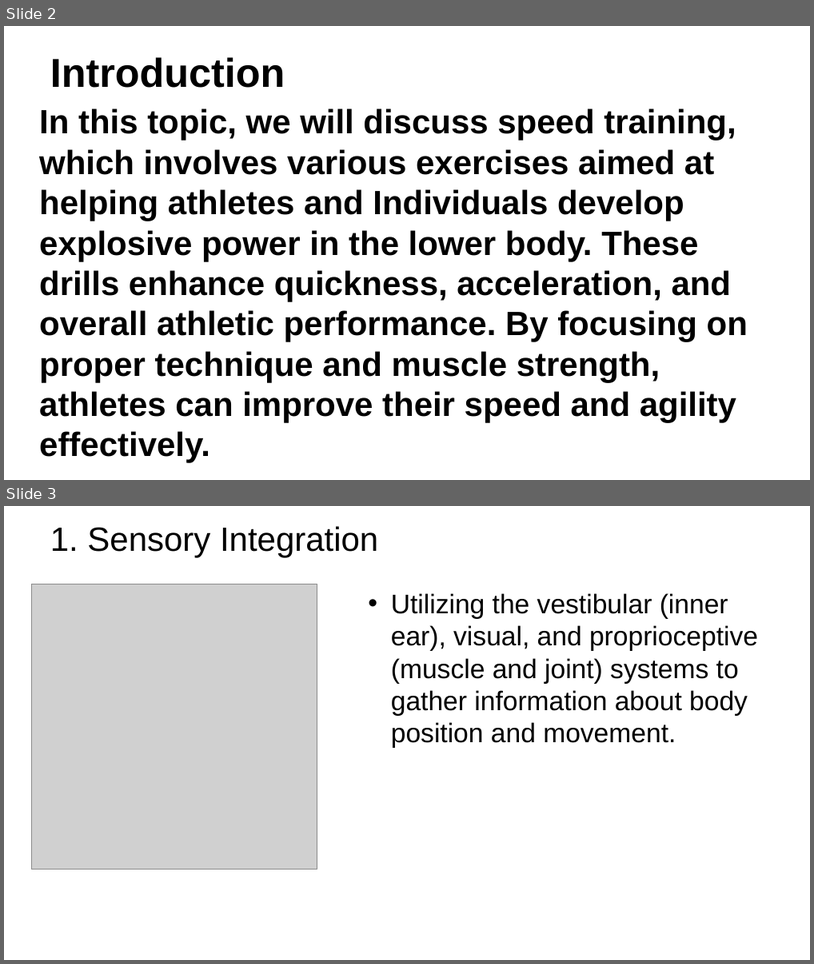
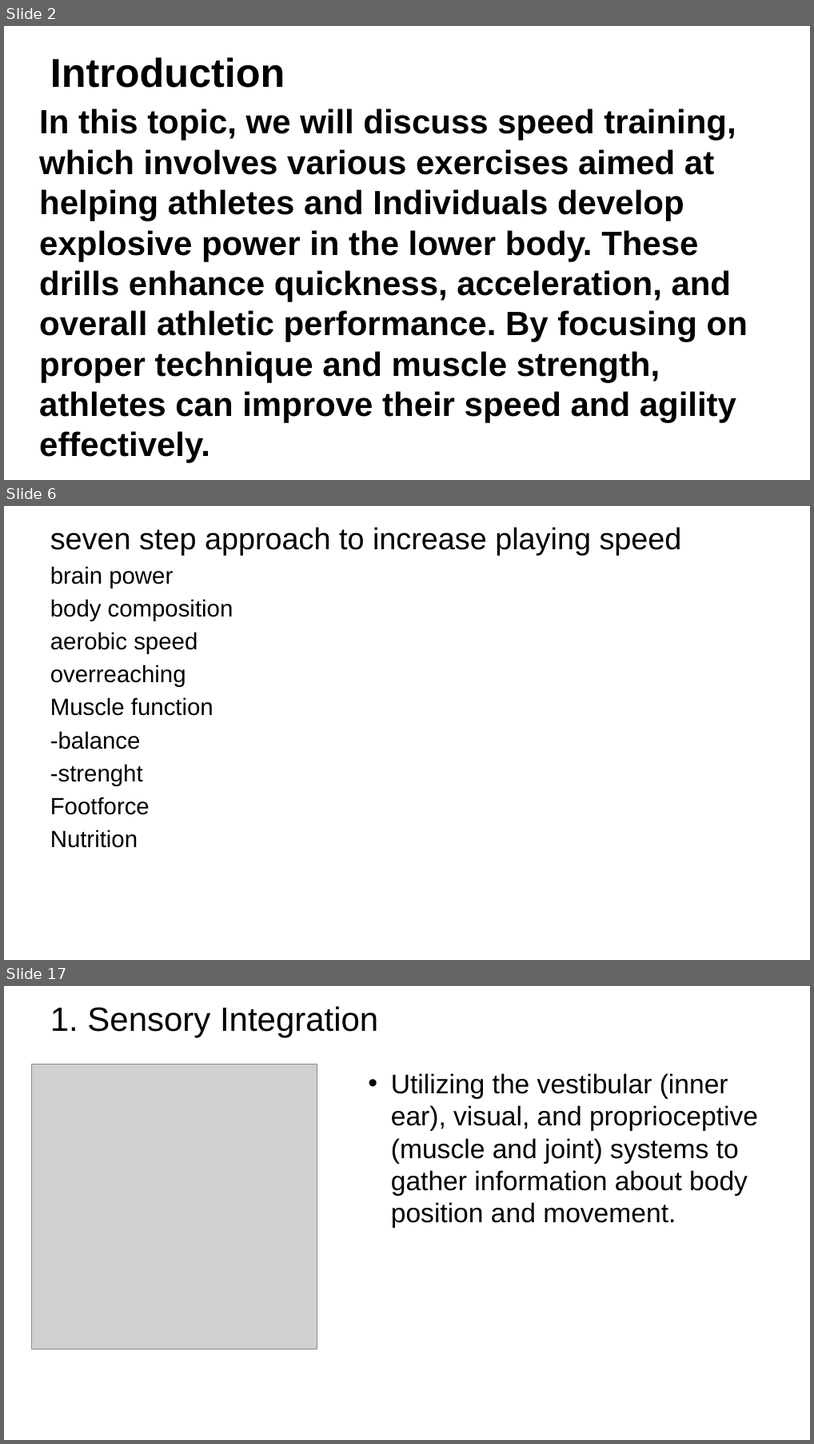
Before and after one commit to troy600/DSA, a slide deck: speedandtraining.pptx. Shown one above the other, each under a label of ours: slides 2 and 3 before the commit, slides 2, 6 and 17 after it; the slides between them are not shown. The pictures are 814x964 and 814x1444 pixels, drawn with LibreOffice and Linux fonts; fonts in the diff are those of the drawing; grey boxes stand for pictures; background and template pictures are left out. Boxes give left, top, right and bottom in pixels: in the first picture for what was removed or moved away, otherwise in the second. Text is boxed around its words. In the diff, an @@ line names an element or a change of style, - is before the commit and + after.

Commit message:
uadded speed training still not enough

```diff
--- a/speedandtraining.pptx
+++ b/speedandtraining.pptx
@@ slide 6 added at [4,506,810,960], background picture (left out) @@
@@ title added at [50,527,682,556], 36 pt, text #000000 @@
+seven step approach to increase playing speed
@@ text added at [50,566,234,848], 28 pt, text #000000 @@
+brain power
+body composition
+aerobic speed
+overreaching
+Muscle function
+-balance
+-strenght
+Footforce
+Nutrition
@@ what was slide 3 is now slide 17 @@
```
Also in this commit, not shown: 13 other slides added.
